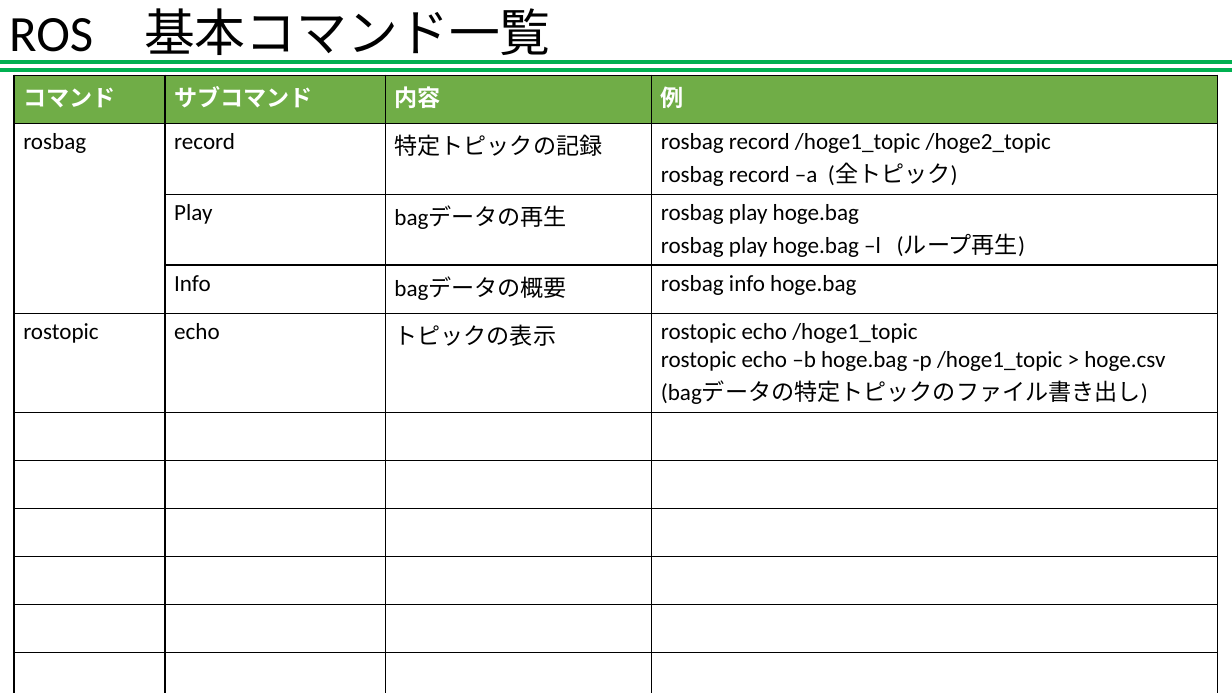
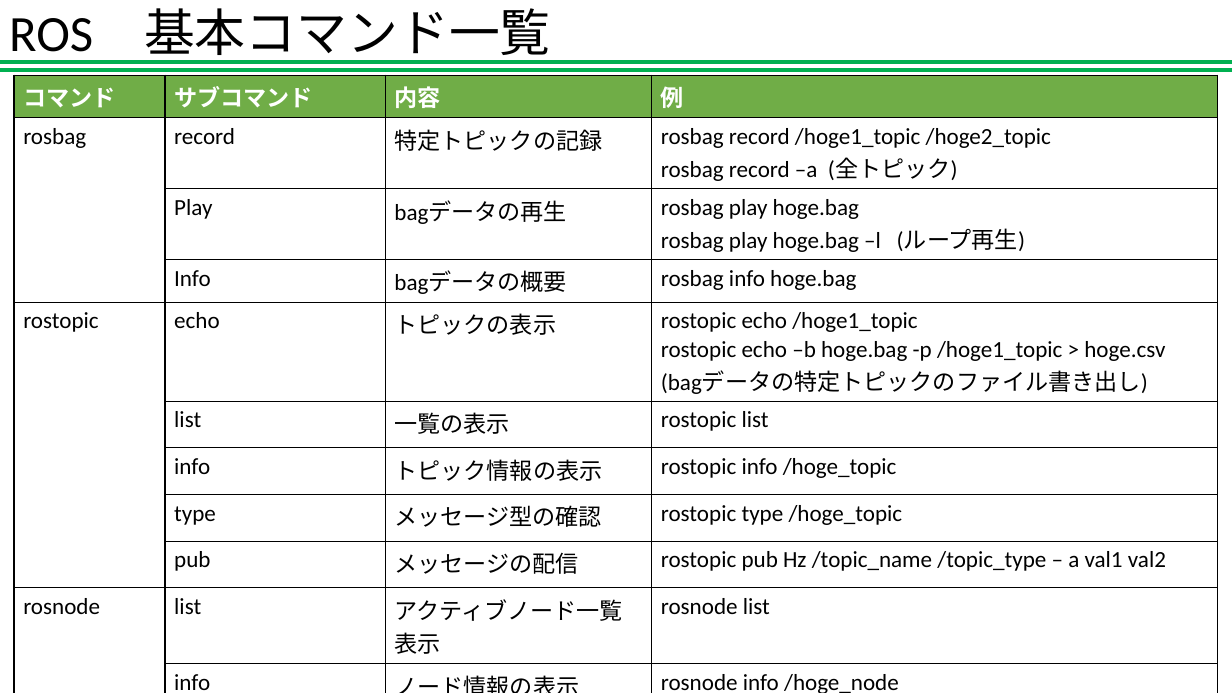
Before and after one commit to goruchanchan/etc, a slide deck: slide 1 of ROS.pptx. Drawn at 1232x693 pixels with LibreOffice and Linux fonts; fonts in the diff are those of the drawing. Boxes give left, top, right and bottom in pixels: in the first picture for what was removed or moved away, otherwise in the second. Text is boxed around its words. In the diff, an @@ line names an element or a change of style, - is before the commit and + after.

Commit message:
20210921

```diff
--- a/ROS.pptx
+++ b/ROS.pptx
@@ table at bbox=[14, 75, 1217, 693] @@
-row 6:  |  |  | 
+row 6:  | list | 一覧の表示 | rostopic list
-row 7:  |  |  | 
+row 7:  | info | トピック情報の表示 | rostopic info /hoge_topic
-row 8:  |  |  | 
+row 8:  | type | メッセージ型の確認 | rostopic type /hoge_topic
-row 9:  |  |  | 
+row 9:  | pub | メッセージの配信 | rostopic pub Hz /topic_name /topic_type – a val1 val2
-row 10:  |  |  | 
+row 10: rosnode | list | アクティブノード一覧表示 | rosnode list
-row 11:  |  |  | 
+row 11:  | info | ノード情報の表示 | rosnode info /hoge_node
-row 12:  |  |  | 
+row 12:  | ping | ノードの起動確認 | rosnode ping publisher
```
Also in this commit, not shown: 1 slide added.
